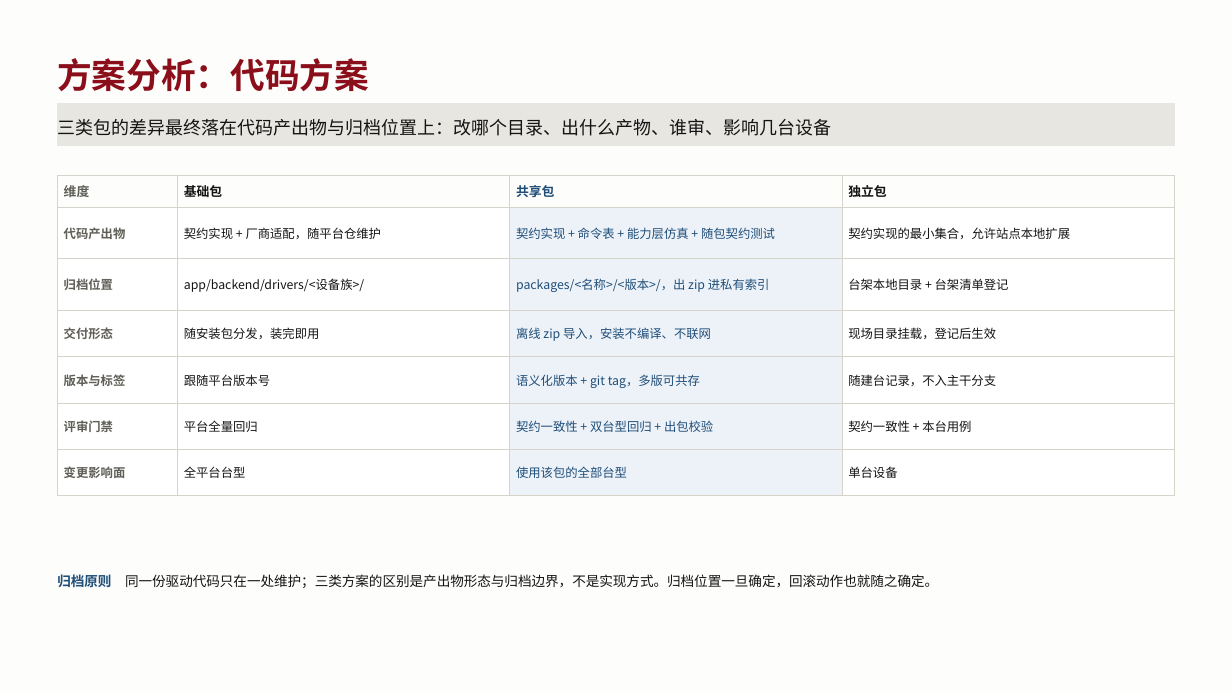
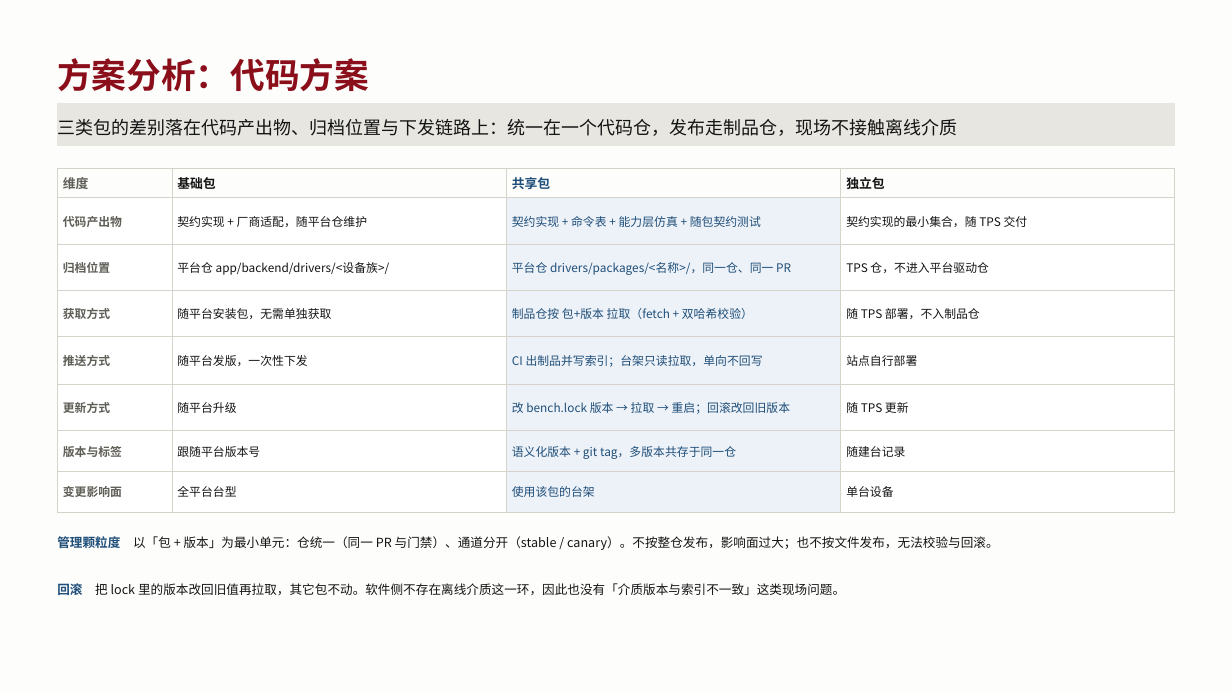
Before and after one commit to KenerlMage/ATEDemo, a slide deck: slide 3 of docs/设备驱动/ATE驱动层重构方案.pptx. Drawn at 1232x693 pixels with LibreOffice and Linux fonts; fonts in the diff are those of the drawing. Boxes give left, top, right and bottom in pixels: in the first picture for what was removed or moved away, otherwise in the second. Text is boxed around its words. In the diff, an @@ line names an element or a change of style, - is before the commit and + after.

```diff
--- a/docs/设备驱动/ATE驱动层重构方案.pptx
+++ b/docs/设备驱动/ATE驱动层重构方案.pptx
@@ text in rectangle at <box>58,119,958,136</box>: text changed @@
-三类包的差异最终落在代码产出物与归档位置上：改哪个目录、出什么产物、谁审、影响几台设备
+三类包的差别落在代码产出物、归档位置与下发链路上：统一在一个代码仓，发布走制品仓，现场不接触离线介质
@@ table at <box>57,168,1175,510</box> @@
-row 2: 代码产出物 | 契约实现 + 厂商适配，随平台仓维护 | 契约实现 + 命令表 + 能力层仿真 + 随包契约测试 | 契约实现的最小集合，允许站点本地扩展
-row 3: 归档位置 | app/backend/drivers/<设备族>/ | packages/<名称>/<版本>/，出 zip 进私有索引 | 台架本地目录 + 台架清单登记
-row 4: 交付形态 | 随安装包分发，装完即用 | 离线 zip 导入，安装不编译、不联网 | 现场目录挂载，登记后生效
-row 5: 版本与标签 | 跟随平台版本号 | 语义化版本 + git tag，多版可共存 | 随建台记录，不入主干分支
-row 6: 评审门禁 | 平台全量回归 | 契约一致性 + 双台型回归 + 出包校验 | 契约一致性 + 本台用例
-row 7: 变更影响面 | 全平台台型 | 使用该包的全部台型 | 单台设备
+row 2: 代码产出物 | 契约实现 + 厂商适配，随平台仓维护 | 契约实现 + 命令表 + 能力层仿真 + 随包契约测试 | 契约实现的最小集合，随 TPS 交付
+row 3: 归档位置 | 平台仓 app/backend/drivers/<设备族>/ | 平台仓 drivers/packages/<名称>/，同一仓、同一 PR | TPS 仓，不进入平台驱动仓
+row 4: 获取方式 | 随平台安装包，无需单独获取 | 制品仓按 包+版本 拉取（fetch + 双哈希校验） | 随 TPS 部署，不入制品仓
+row 5: 推送方式 | 随平台发版，一次性下发 | CI 出制品并写索引；台架只读拉取，单向不回写 | 站点自行部署
+row 6: 更新方式 | 随平台升级 | 改 bench.lock 版本 → 拉取 → 重启；回滚改回旧版本 | 随 TPS 更新
+row 7: 版本与标签 | 跟随平台版本号 | 语义化版本 + git tag，多版本共存于同一仓 | 随建台记录
+row 8: 变更影响面 | 全平台台型 | 使用该包的台架 | 单台设备
@@ table: place and size @@
-table at <box>57,176,1176,495</box>
+table at <box>57,168,1175,510</box>
@@ text at <box>57,534,999,551</box>: text changed; size 10.6 to 9.8 pt @@
-归档原则 同一份驱动代码只在一处维护；三类方案的区别是产出物形态与归档边界，不是实现方式。归档位置一旦确定，回滚动作也就随之确定。
+管理颗粒度 以「包 + 版本」为最小单元：仓统一（同一 PR 与门禁）、通道分开（stable / canary）。不按整仓发布，影响面过大；也不按文件发布，无法校验与回滚。
@@ text added at <box>57,580,845,597</box>, 9.8 pt, text #141414 @@
+回滚 把 lock 里的版本改回旧值再拉取，其它包不动。软件侧不存在离线介质这一环，因此也没有「介质版本与索引不一致」这类现场问题。
```
Also in this commit, not shown: 4 other slides changed, 16 other files.
